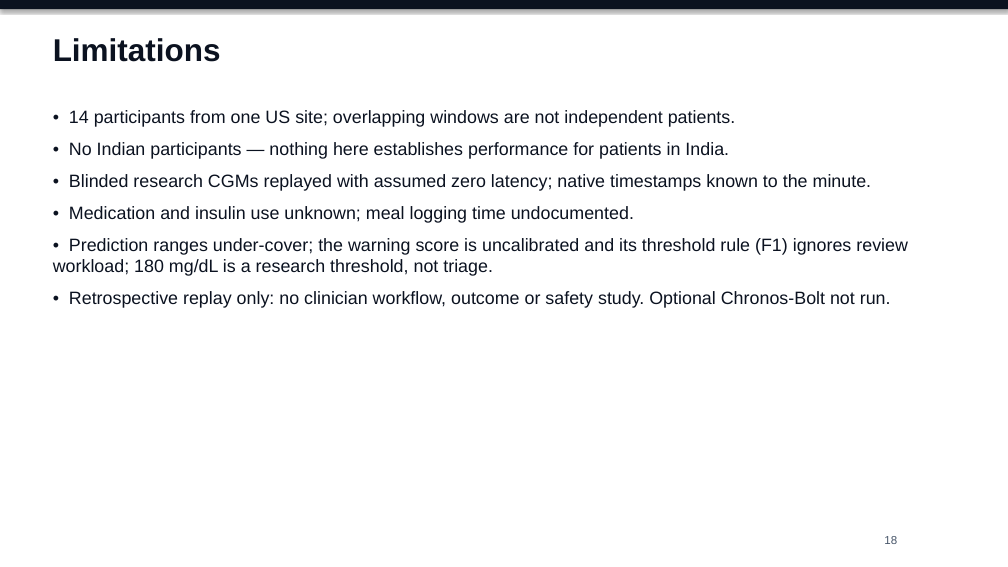
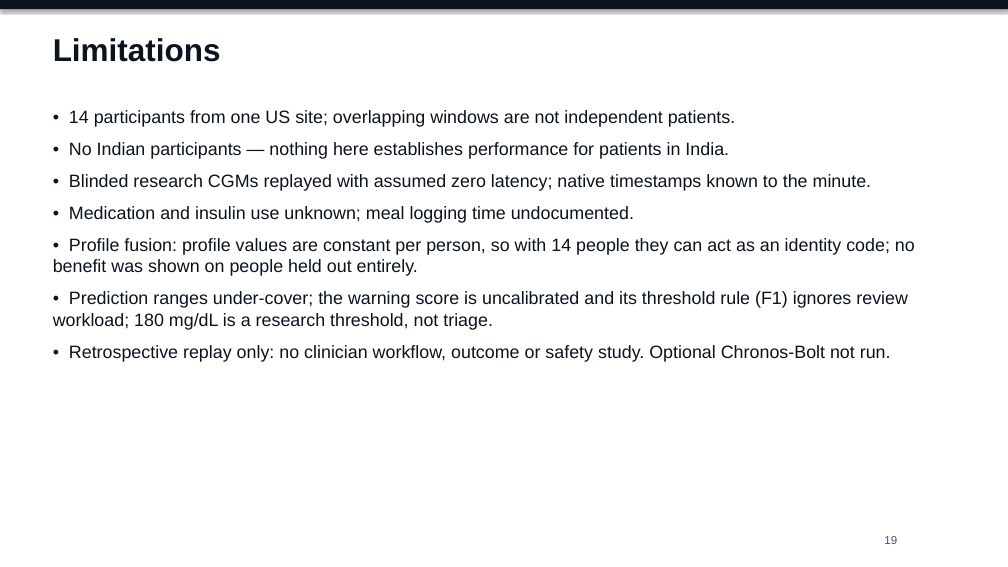
Before and after one commit to Avi36005/DigitalTwin-Challenge-Kryptonite, a slide deck: slide 19 of docs/submission/GlucoTwin_Presentation.pptx (slide 18 before the commit). Drawn at 1008x567 pixels with LibreOffice and Linux fonts; fonts in the diff are those of the drawing. Boxes give left, top, right and bottom in pixels: in the first picture for what was removed or moved away, otherwise in the second. Text is boxed around its words. In the diff, an @@ line names an element or a change of style, - is before the commit and + after.

```diff
--- a/docs/submission/GlucoTwin_Presentation.pptx
+++ b/docs/submission/GlucoTwin_Presentation.pptx
@@ text at bbox=[53, 238, 915, 276]: paragraph added @@
+• Profile fusion: profile values are constant per person, so with 14 people they can act as an identity code; no benefit was shown on people held out entirely.
```
Also in this commit, not shown: 13 other slides changed, 1 slide added, 57 other files.
